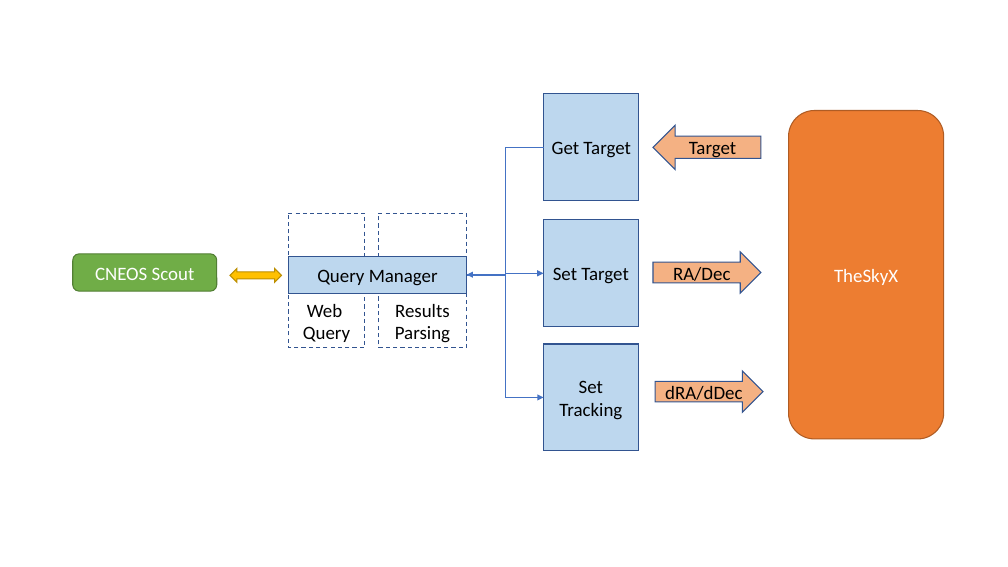
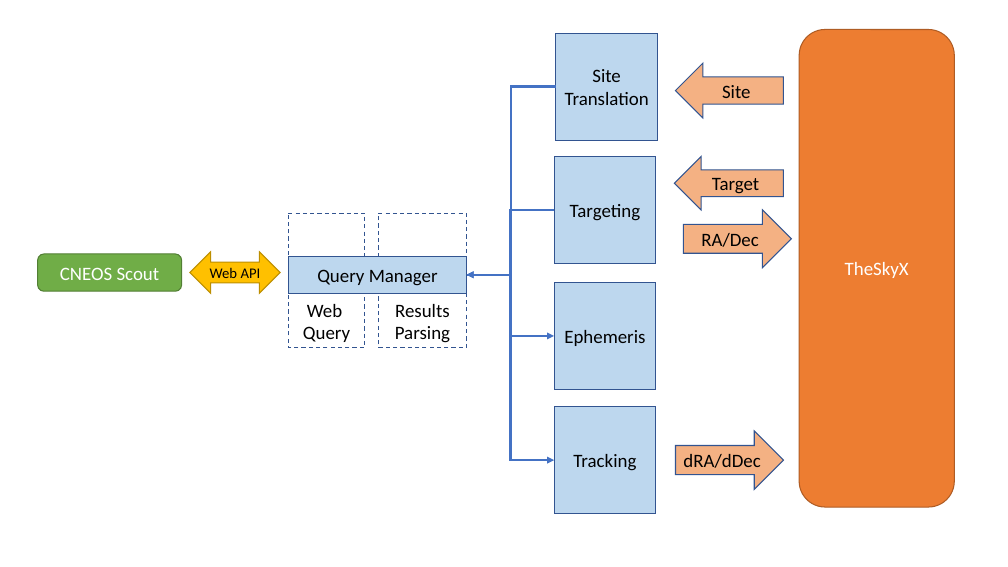
Before and after one commit to rrskybox/Hot-Pursuit, a slide deck: slide 1 of Hot Pursuit/IPS.pptx. Drawn at 1008x567 pixels with LibreOffice and Linux fonts; fonts in the diff are those of the drawing. Boxes give left, top, right and bottom in pixels: in the first picture for what was removed or moved away, otherwise in the second. Text is boxed around its words. In the diff, an @@ line names an element or a change of style, - is before the commit and + after.

```diff
--- a/Hot Pursuit/IPS.pptx
+++ b/Hot Pursuit/IPS.pptx
@@ rounded rectangle "TheSkyX": place and size @@
-rounded rectangle "TheSkyX" at [789,110,944,439]
+rounded rectangle "TheSkyX" at [799,29,954,507]
@@ rectangle added at [556,33,658,140], fill #BDD7EE, outline #325491 1 pt, 18 pt, text #000000 @@
+Site Translation
@@ elbow arrow added from (556, 87) to (467, 274), #4472C4 2.25 pt @@
@@ left arrow added at [675,64,783,118], fill #F4B183, outline #325491 1 pt, 18 pt, text #000000 @@
+Site
@@ rectangle "Targeting": place and size @@
-rectangle "Targeting" at [544,94,639,200]
+rectangle "Targeting" at [554,157,656,263]
@@ left arrow "Target": place and size @@
-left arrow "Target" at [653,126,761,170]
+left arrow "Target" at [675,157,783,210]
@@ text in rectangle at [570,204,640,221]: text changed @@
-Get Target
+Targeting
@@ elbow arrow moved from (544, 147) - (467, 274) to (554, 210) - (467, 274) @@
@@ elbow arrow (554, 210) - (467, 274): stroke #4472C4 0.5 pt to #4472C4 2.25 pt @@
@@ right arrow "RA/Dec": place and size @@
-right arrow "RA/Dec" at [653,252,761,293]
+right arrow "RA/Dec" at [684,210,792,268]
@@ rounded rectangle "CNEOS Scout": place and size @@
-rounded rectangle "CNEOS Scout" at [73,254,216,291]
+rounded rectangle "CNEOS Scout" at [38,254,181,291]
@@ left right arrow "Web API": place and size @@
-left right arrow "Web API" at [230,268,281,282]
+left right arrow "Web API" at [190,252,280,293]
@@ text in left right arrow at [210,268,261,278]: text added @@
+Web API
@@ elbow arrow moved from (467, 274) - (544, 398) to (467, 274) - (554, 461) @@
@@ elbow arrow (467, 274) - (554, 461): stroke #4472C4 0.5 pt to #4472C4 2.25 pt @@
@@ elbow arrow moved from (467, 275) - (544, 274) to (467, 275) - (554, 336) @@
@@ elbow arrow (467, 275) - (554, 336): stroke #4472C4 0.5 pt to #4472C4 2.25 pt @@
@@ rectangle "Ephemeris": place and size @@
-rectangle "Ephemeris" at [544,220,638,327]
+rectangle "Ephemeris" at [554,283,656,389]
@@ text in rectangle at [564,330,645,346]: text changed @@
-Set Target
+Ephemeris
@@ rectangle "Tracking": place and size @@
-rectangle "Tracking" at [544,344,638,451]
+rectangle "Tracking" at [554,407,656,513]
@@ right arrow "dRA/dDec": place and size @@
-right arrow "dRA/dDec" at [656,371,764,413]
+right arrow "dRA/dDec" at [675,431,783,489]
@@ text in rectangle at [573,454,636,471]: text changed @@
-Set Tracking
+Tracking
```
Also in this commit, not shown: 2 slides added, 14 other files.
